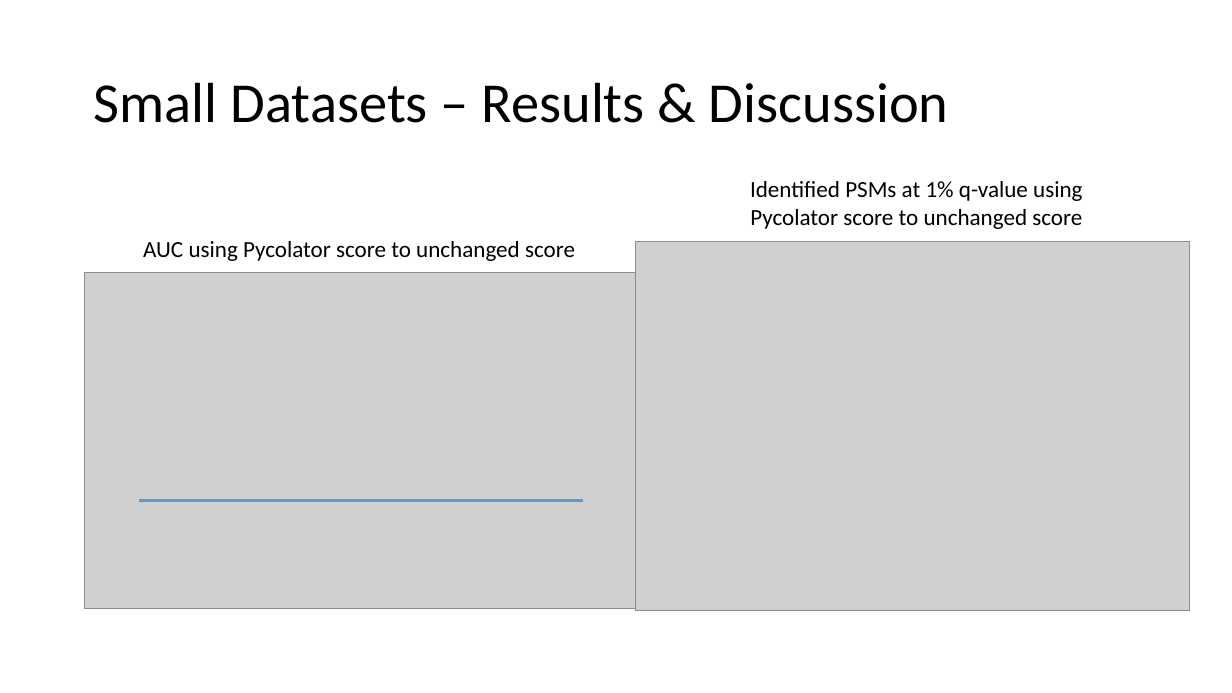
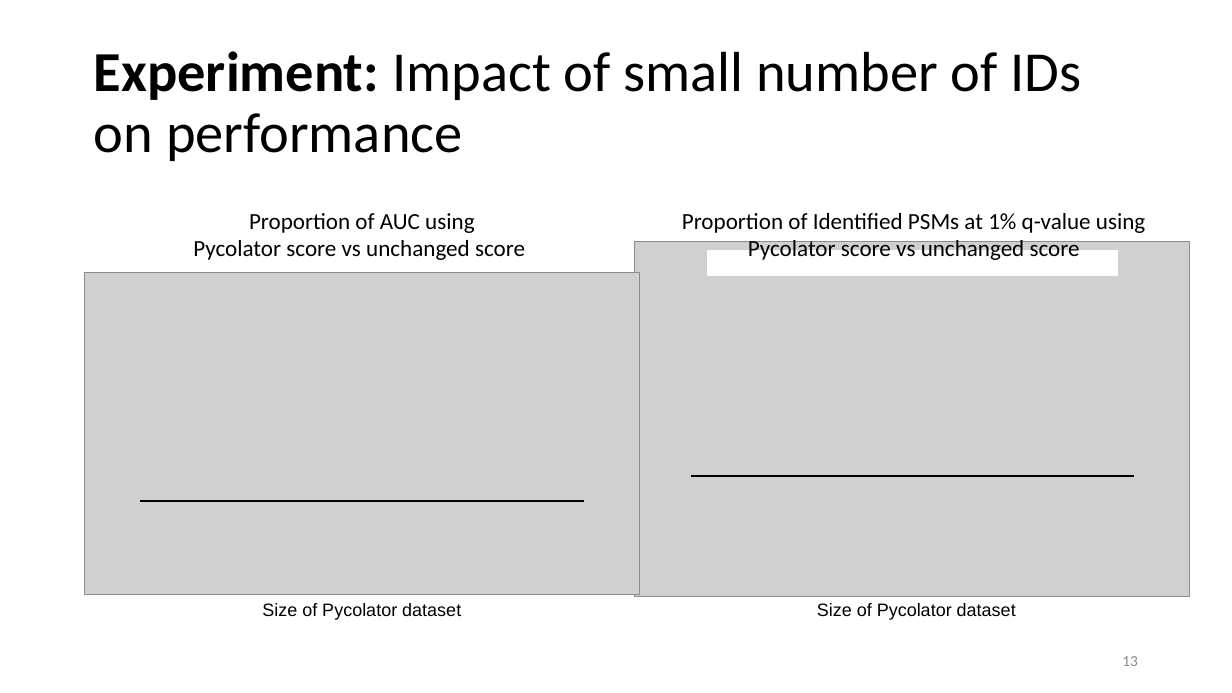
Before and after one commit to emilpaulitz/Bachelor-Thesis, a slide deck: slide 13 of doc/presentation_v2.pptx. Drawn at 1232x693 pixels with LibreOffice and Linux fonts; fonts in the diff are those of the drawing; grey boxes stand for pictures. Boxes give left, top, right and bottom in pixels: in the first picture for what was removed or moved away, otherwise in the second. Text is boxed around its words. In the diff, an @@ line names an element or a change of style, - is before the commit and + after.

Commit message:
finished slides

```diff
--- a/doc/presentation_v2.pptx
+++ b/doc/presentation_v2.pptx
@@ title at [94,51,1082,161]: text changed @@
-Small Datasets – Results & Discussion
+Experiment: Impact of small number of IDs on performance
@@ text at [193,213,525,260]: text changed @@
-AUC using Pycolator score to unchanged score
+Proportion of AUC using
+Pycolator score vs unchanged score
@@ text at [682,213,1145,260]: text changed @@
-Identified PSMs at 1% q-value using
-Pycolator score to unchanged score
+Proportion of Identified PSMs at 1% q-value using
+Pycolator score vs unchanged score
@@ picture: place and size @@
-picture at [635,241,1189,611]
+picture at [635,241,1189,596]
@@ rectangle added at [707,251,1117,276], fill #FFFFFF, outline #FFFFFF 1 pt @@
@@ picture: place and size @@
-picture at [85,273,640,609]
+picture at [85,273,640,594]
@@ line added from (691, 476) to (1134, 476), #000000 1.5 pt @@
@@ line (140, 502) - (584, 502): stroke #5B9BD5 2.25 pt to #000000 1.5 pt @@
@@ text added at [262,603,461,620], 14 pt, text #000000 @@
+Size of Pycolator dataset
@@ text added at [817,603,1016,620], 14 pt, text #000000 @@
+Size of Pycolator dataset
@@ page number added at [1122,656,1138,666], 12 pt, text #8C8C8C @@
+13
```
Also in this commit, not shown: 14 other slides changed, 2 slides added, 2 slides removed, 7 other files.
